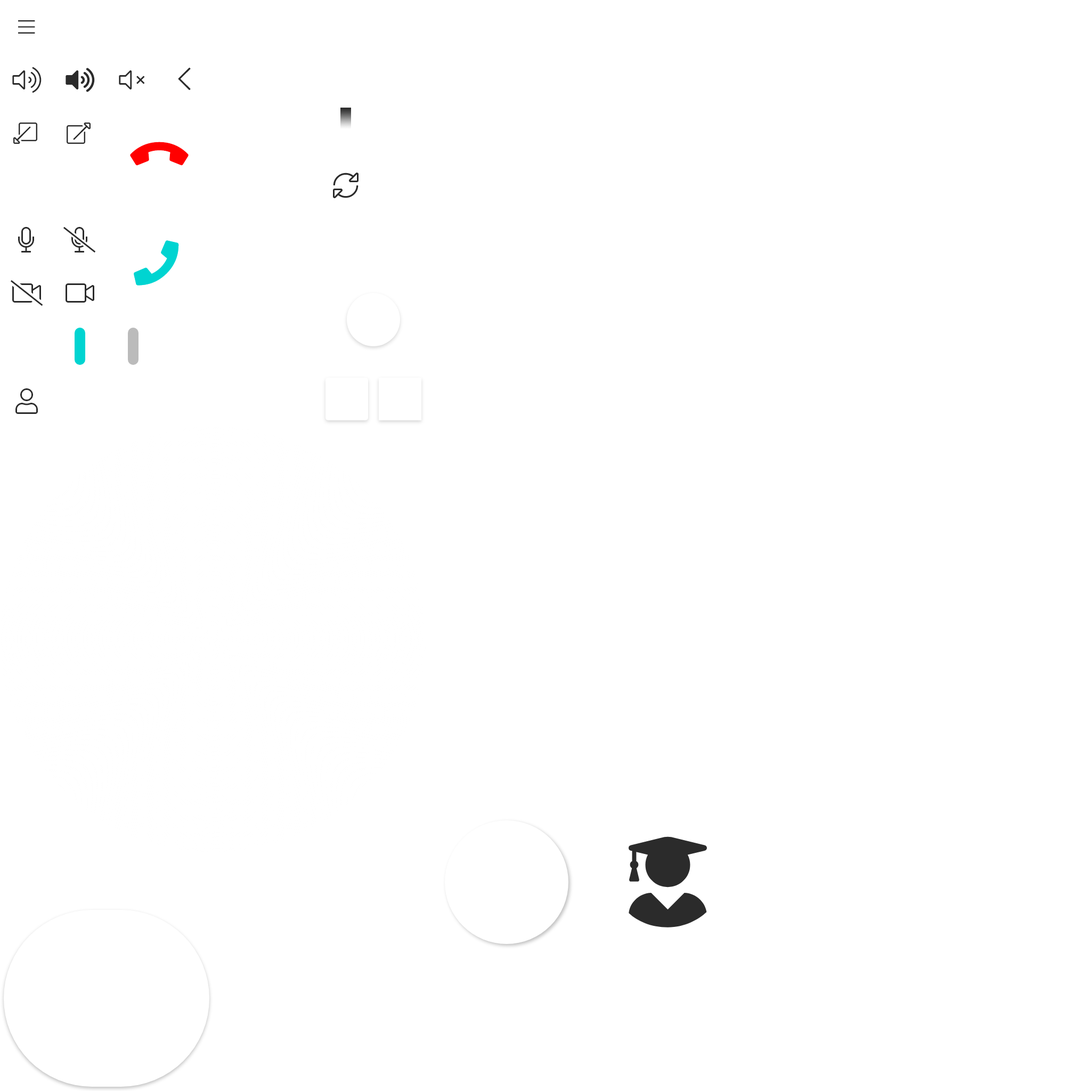
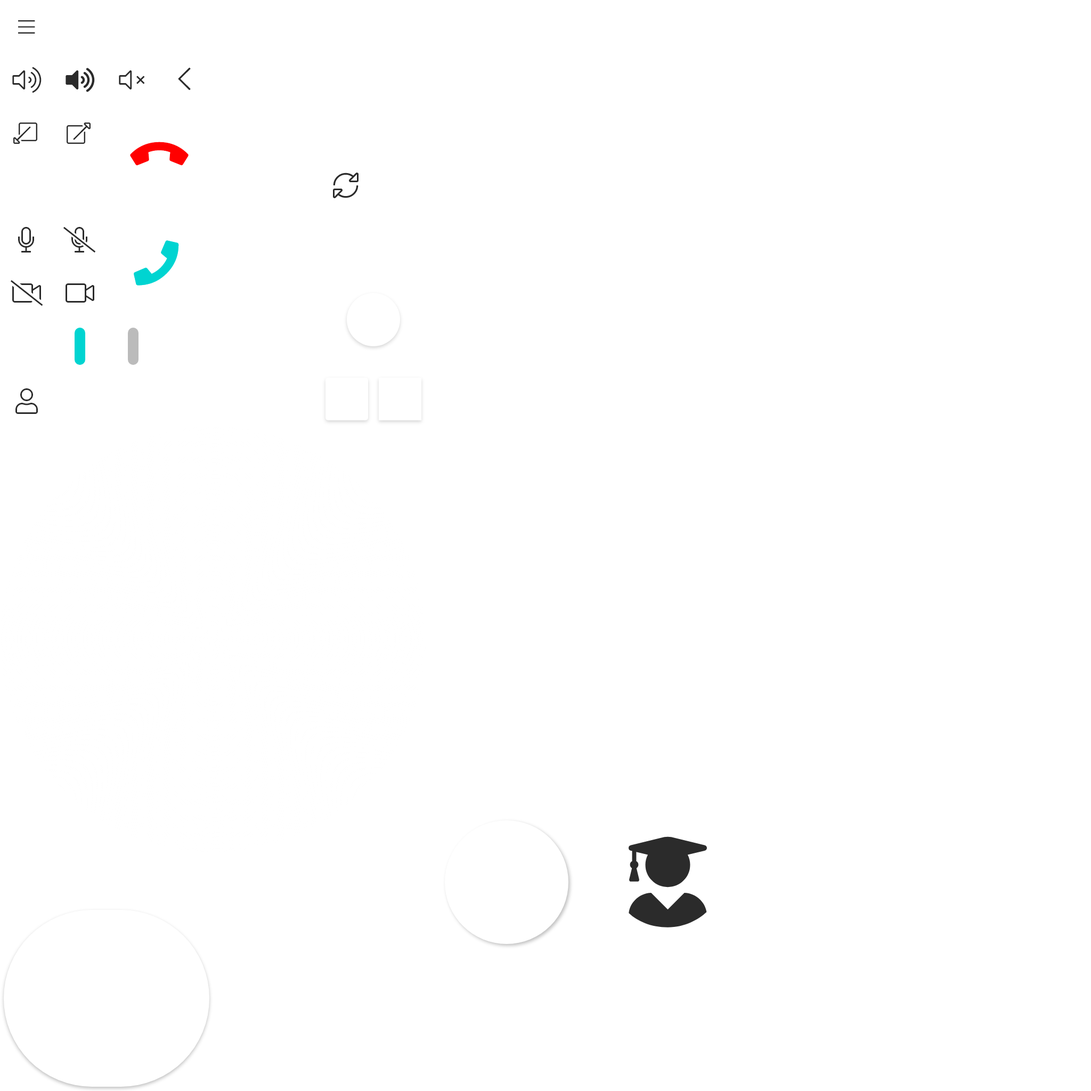
Two versions of the same layered image (1091 × 1091). Layer-by-layer changes:
removed layer "Rectangle 1" over 340, 107, 352, 129
moved (unnamed layer) (1st of 3) in the stack, painted on it over 340, 107, 352, 129
painted on (unnamed layer) (3rd of 3) over 340, 107, 352, 129
